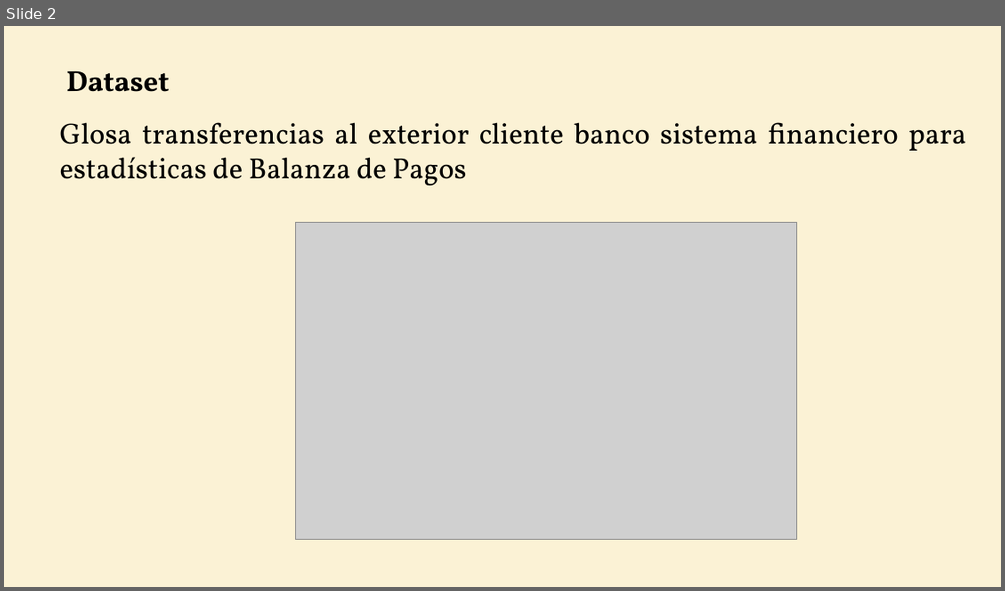
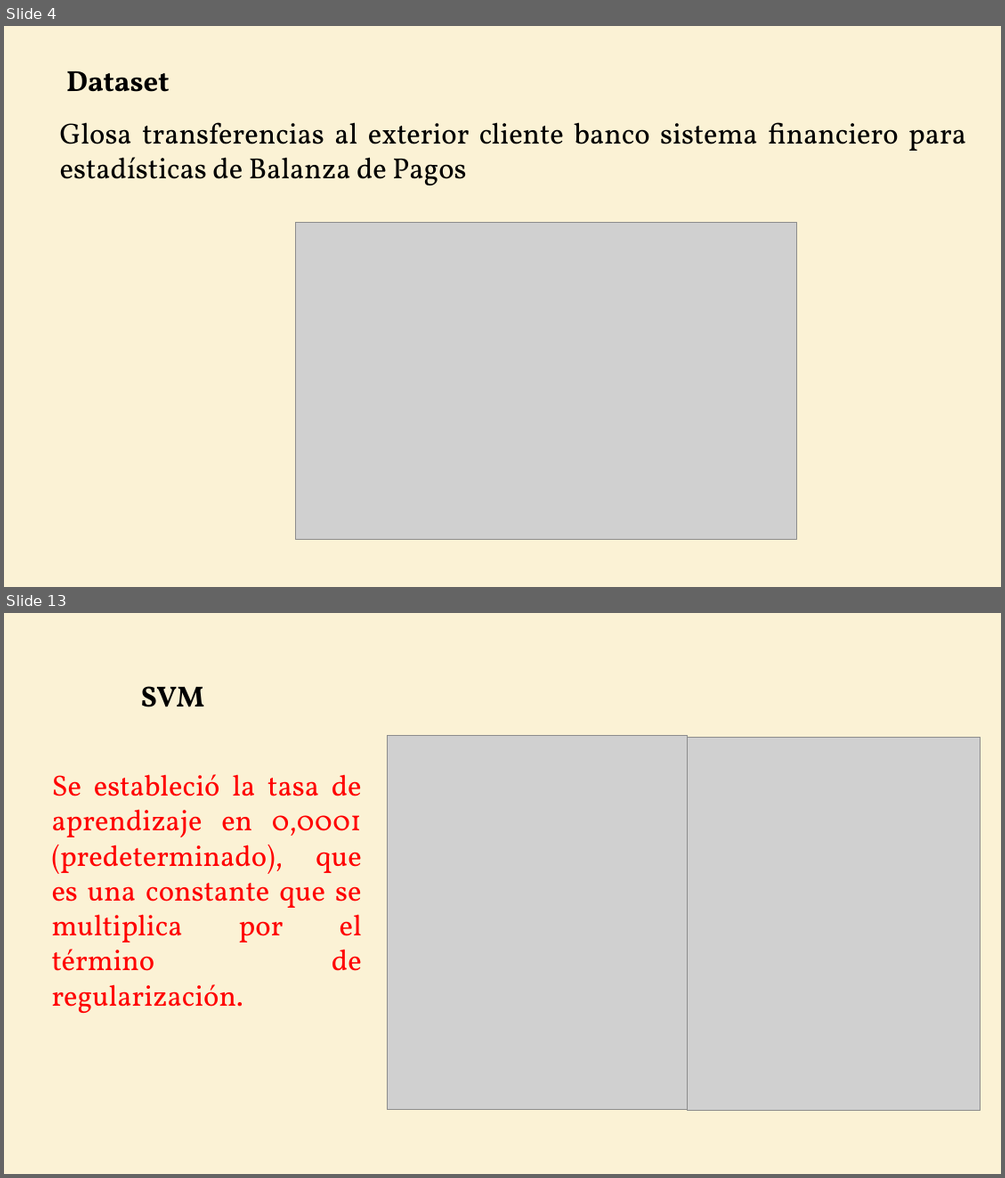
Before and after one commit to WilderGitHub/MCD, a slide deck: II. 08 Minería de Datos II/Proyecto Final.pptx. Shown one above the other, each under a label of ours: slide 2 before the commit, slides 4 and 13 after it; the slides between them are not shown. The pictures are 1005x591 and 1005x1178 pixels, drawn with LibreOffice and Linux fonts; fonts in the diff are those of the drawing; grey boxes stand for pictures. Boxes give left, top, right and bottom in pixels: in the first picture for what was removed or moved away, otherwise in the second. Text is boxed around its words. In the diff, an @@ line names an element or a change of style, - is before the commit and + after.

```diff
--- a/II. 08 Minería de Datos II/Proyecto Final.pptx
+++ b/II. 08 Minería de Datos II/Proyecto Final.pptx
@@ slide 13 added at [4, 613, 1001, 1174], background #F7DD93 at 38% opacity @@
@@ text added at [141, 686, 205, 707], 28 pt, text #000000, bold @@
+SVM
@@ picture added at [387, 735, 688, 1110] @@
@@ picture added at [688, 737, 980, 1110] @@
@@ text added at [52, 774, 362, 1013], 28 pt, text #FF0000 @@
+Se estableció la tasa de aprendizaje en 0,0001 (predeterminado), que es una constante que se multiplica por el término de regularización.
@@ what was slide 2 is now slide 4 @@
```
Also in this commit, not shown: 2 slides changed, 12 other slides added, 8 slides removed, 1 other file.
